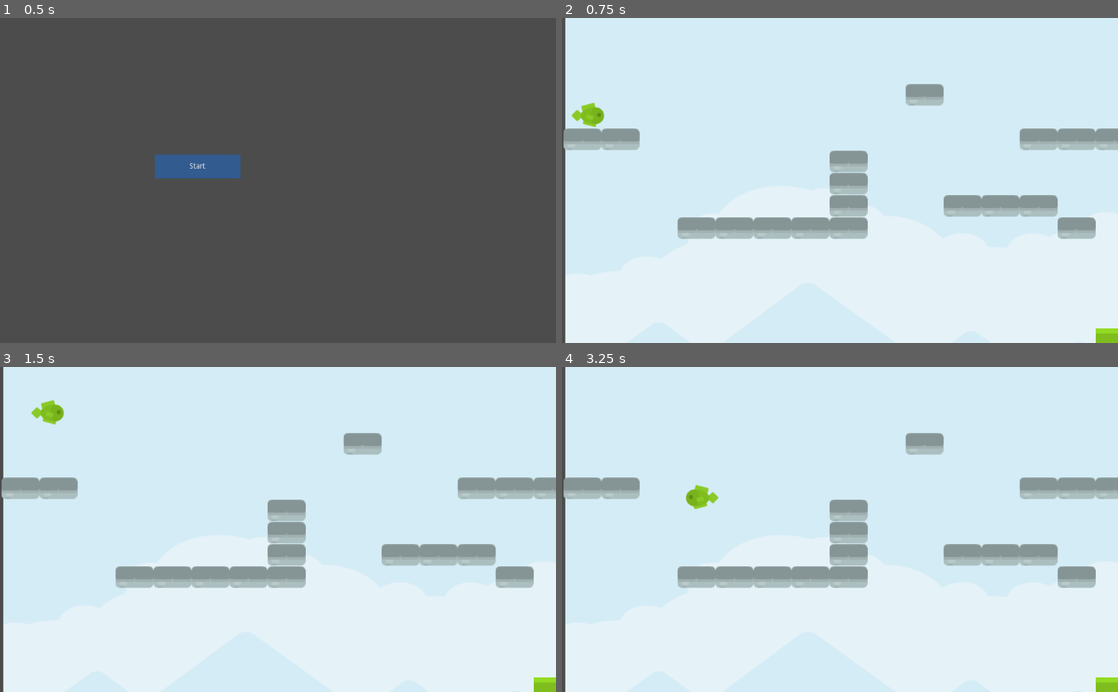
Above: before the commit, frames 1-4 (two rows, left to right).
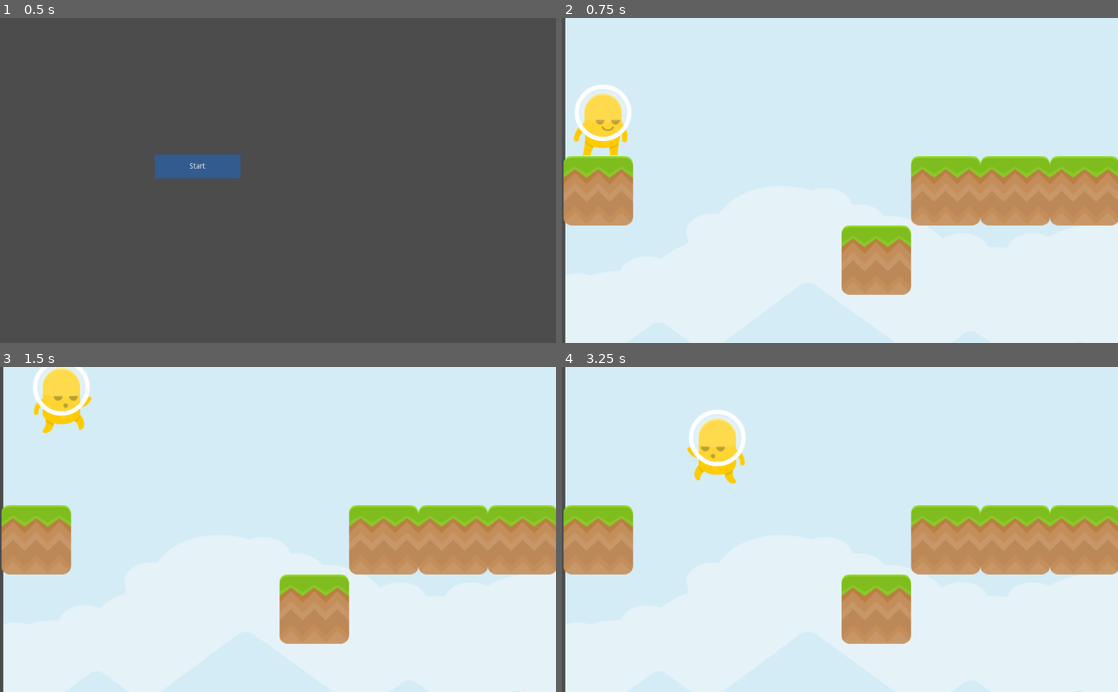
Above: after the commit, the same moments.

Repository: hellensoloviy/murio
Game: Godot game, scene res://Menu.tscn
Two runs of this game, one before a commit and one after it. Both use one fixed random seed, a clock stepped at 60 frames per second and the inputs below.
Inputs:
- Up to frame 1 (0.5 s): no input
- Up to frame 2 (0.75 s): click "Start" at 0.5 s
- Up to frame 3 (1.5 s): tap Enter at 1.25 s; hold D (move_right) from 1.28 s (still down); hold W (jump) from 1.28 s (still down)
- Up to frame 4 (3.25 s): release W (jump) at 2.03 s; tap W (jump) at 2.1, 2.27, 2.57 s; release D (move_right) at 2.78 s; hold A (move_left) from 2.78 s (still down); hold W (jump) from 2.78 s (still down)

Frame 1 is identical in both runs. In frame 2, 21% of the frame differs, in the area x 0-100%, y 20-100%; in frame 3, 21%; in frame 4, 21%, in the area x 0-100%, y 13-100%.

Commit message:
add new player kinematic body and logic;
add new assets; 
added player animations and logic for jump, walk, stand; 
removed old assets; 
created small basic level just for test;
having menu with one start button for test also;

Diff:
--- a/MainScene.tscn
+++ b/MainScene.tscn
@@ -1,77 +1,59 @@
-[gd_scene load_steps=11 format=2]
+[gd_scene load_steps=8 format=2]
 
-[ext_resource path="res://Player.tscn" type="PackedScene" id=1]
+[ext_resource path="res://player_yellow.tscn" type="PackedScene" id=1]
 [ext_resource path="res://sprites/uncolored_piramids.png" type="Texture" id=2]
-[ext_resource path="res://sprites/castleHalf.png" type="Texture" id=3]
-[ext_resource path="res://sprites/grassHalf_mid.png" type="Texture" id=4]
-[ext_resource path="res://sprites/grassHalf_left.png" type="Texture" id=5]
-[ext_resource path="res://enemy_snake.tscn" type="PackedScene" id=6]
+[ext_resource path="res://sprites/ground/grass.png" type="Texture" id=6]
+[ext_resource path="res://sprites/ground/grassCenter.png" type="Texture" id=7]
 
-[sub_resource type="ConvexPolygonShape2D" id=1]
-points = PoolVector2Array( 70, 39.537, 1.16327, 39.537, 0, 0, 70, 0 )
+[sub_resource type="ConvexPolygonShape2D" id=5]
+points = PoolVector2Array( 0, 0, 128, 0, 128, 128, 0, 128 )
 
-[sub_resource type="ConvexPolygonShape2D" id=2]
-points = PoolVector2Array( 140, 80, 7, 80, 7, 4, 140, 4 )
+[sub_resource type="ConvexPolygonShape2D" id=6]
+points = PoolVector2Array( 0, 0, 128, 0, 128, 128, 0, 128 )
 
-[sub_resource type="TileSet" id=3]
-0/name = "castleHalf.png 0"
-0/texture = ExtResource( 3 )
+[sub_resource type="TileSet" id=4]
+0/name = "grass.png 0"
+0/texture = ExtResource( 6 )
 0/tex_offset = Vector2( 0, 0 )
 0/modulate = Color( 1, 1, 1, 1 )
-0/region = Rect2( 0, 0, 70, 43 )
+0/region = Rect2( 0, 0, 128, 128 )
 0/tile_mode = 0
 0/occluder_offset = Vector2( 0, 0 )
 0/navigation_offset = Vector2( 0, 0 )
 0/shape_offset = Vector2( 0, 0 )
 0/shape_transform = Transform2D( 1, 0, 0, 1, 0, 0 )
-0/shape = SubResource( 1 )
+0/shape = SubResource( 5 )
 0/shape_one_way = false
 0/shape_one_way_margin = 1.0
 0/shapes = [ {
 "autotile_coord": Vector2( 0, 0 ),
 "one_way": false,
 "one_way_margin": 1.0,
-"shape": SubResource( 1 ),
+"shape": SubResource( 5 ),
 "shape_transform": Transform2D( 1, 0, 0, 1, 0, 0 )
 } ]
 0/z_index = 0
-1/name = "grassHalf_left.png 1"
-1/texture = ExtResource( 5 )
+1/name = "grassCenter.png 1"
+1/texture = ExtResource( 7 )
 1/tex_offset = Vector2( 0, 0 )
 1/modulate = Color( 1, 1, 1, 1 )
-1/region = Rect2( -7, -6, 137, 81 )
+1/region = Rect2( 0, 0, 128, 128 )
 1/tile_mode = 0
 1/occluder_offset = Vector2( 0, 0 )
 1/navigation_offset = Vector2( 0, 0 )
 1/shape_offset = Vector2( 0, 0 )
 1/shape_transform = Transform2D( 1, 0, 0, 1, 0, 0 )
+1/shape = SubResource( 6 )
 1/shape_one_way = false
-1/shape_one_way_margin = 0.0
-1/shapes = [  ]
-1/z_index = 0
-2/name = "grassHalf_mid.png 2"
-2/texture = ExtResource( 4 )
-2/tex_offset = Vector2( 0, 0 )
-2/modulate = Color( 1, 1, 1, 1 )
-2/region = Rect2( -10, -6, 146, 88 )
-2/tile_mode = 0
-2/occluder_offset = Vector2( 0, 0 )
-2/navigation_offset = Vector2( 0, 0 )
-2/shape_offset = Vector2( 0, 0 )
-2/shape_transform = Transform2D( 1, 0, 0, 1, 0, 0 )
-2/shape = SubResource( 2 )
-2/shape_one_way = false
-2/shape_one_way_margin = 1.0
-2/shapes = [ {
+1/shape_one_way_margin = 1.0
+1/shapes = [ {
 "autotile_coord": Vector2( 0, 0 ),
 "one_way": false,
 "one_way_margin": 1.0,
-"shape": SubResource( 2 ),
+"shape": SubResource( 6 ),
 "shape_transform": Transform2D( 1, 0, 0, 1, 0, 0 )
 } ]
-2/z_index = 0
-
-[sub_resource type="TileSet" id=4]
+1/z_index = 0
 
 [node name="root" type="Node2D"]
 
@@ -83,27 +65,12 @@
 scale = Vector2( 1.50426, 1.12508 )
 texture = ExtResource( 2 )
 
-[node name="Player" parent="." instance=ExtResource( 1 )]
-position = Vector2( 47.8851, 170.224 )
-rotation = -3.14159
-scale = Vector2( 1, -1 )
+[node name="groundTileMap" type="TileMap" parent="."]
+position = Vector2( 2.54675, -1.27338 )
+tile_set = SubResource( 4 )
+cell_size = Vector2( 128, 128 )
+format = 1
+tile_data = PoolIntArray( 131072, 0, 0, 131077, 0, 0, 131078, 0, 0, 131079, 0, 0, 131080, 0, 0, 196612, 0, 0, 327691, 0, 0, 393216, 0, 0, 393217, 0, 0, 393218, 0, 0, 393219, 0, 0, 393220, 0, 0, 393226, 0, 0, 524295, 0, 0, 524296, 0, 0, 524297, 0, 0, 524298, 0, 0 )
 
-[node name="Camera2D" type="Camera2D" parent="Player"]
-visible = false
-current = true
-limit_left = 0
-limit_top = 0
-
-[node name="TileMap2" type="TileMap" parent="."]
-position = Vector2( 2.54675, -1.27338 )
-tile_set = SubResource( 3 )
-cell_size = Vector2( 70, 41 )
-format = 1
-tile_data = PoolIntArray( 196617, 0, 0, 196624, 0, 0, 196625, 0, 0, 196626, 0, 0, 327680, 0, 0, 327681, 0, 0, 327692, 0, 0, 327693, 0, 0, 327694, 0, 0, 327695, 0, 0, 393223, 0, 0, 393235, 0, 0, 393236, 0, 0, 393237, 0, 0, 458759, 0, 0, 524295, 0, 0, 524298, 0, 0, 524299, 0, 0, 524300, 0, 0, 589827, 0, 0, 589828, 0, 0, 589829, 0, 0, 589830, 0, 0, 589831, 0, 0, 589837, 0, 0, 786452, 2, 0, 917518, 2, 0, 917520, 2, 0, 917522, 2, 0, 983050, 0, 0, 983051, 0, 0, 1048577, 0, 0, 1048578, 0, 0, 1048579, 0, 0, 1114118, 0, 0, 1114119, 0, 0, 1114120, 0, 0, 1441795, 0, 0, 1441796, 0, 0 )
-
-[node name="TileMap" type="TileMap" parent="TileMap2"]
-tile_set = SubResource( 4 )
-format = 1
-
-[node name="enemy_snake" parent="." instance=ExtResource( 6 )]
-position = Vector2( 1122.87, 535.509 )
+[node name="player_yellow" parent="." instance=ExtResource( 1 )]
+position = Vector2( 74.549, 254.595 )
--- a/Player.gd
+++ b/Player.gd
@@ -5,7 +5,7 @@
 
 # physics
 var speed : int = 200
-var jumpForce : int = 600
+var jumpForce : int = 800
 var gravity : int = 800
 
 var vel : Vector2 = Vector2()
@@ -38,6 +38,20 @@
 	if Input.is_action_pressed("jump") and is_on_floor():
 		vel.y -= jumpForce
 
+	if vel.y > 0 and not is_on_floor():
+		$Sprite.play("jump")
+
+	if is_on_floor():
+		if abs(vel.x) > 0:
+			if Input.is_action_pressed("jump"):
+				$Sprite.play("jump")
+			else:
+				$Sprite.play("walk")
+		elif Input.is_action_pressed("jump"):
+			$Sprite.play("jump")
+		else:
+			$Sprite.play("stand")
+
 	# sprite direction
 	if vel.x < 0:
 		sprite.flip_h = true
--- /dev/null
+++ b/player_yellow.tscn
@@ -0,0 +1,60 @@
+[gd_scene load_steps=12 format=2]
+
+[ext_resource path="res://player_assets/alienYellow_stand.png" type="Texture" id=1]
+[ext_resource path="res://Player.gd" type="Script" id=2]
+[ext_resource path="res://player_assets/alienYellow_duck.png" type="Texture" id=3]
+[ext_resource path="res://player_assets/alienYellow_swim1.png" type="Texture" id=4]
+[ext_resource path="res://player_assets/alienYellow_jump.png" type="Texture" id=5]
+[ext_resource path="res://player_assets/alienYellow_swim2.png" type="Texture" id=6]
+[ext_resource path="res://player_assets/alienYellow_walk2.png" type="Texture" id=7]
+[ext_resource path="res://player_assets/alienYellow_hit.png" type="Texture" id=8]
+[ext_resource path="res://player_assets/alienYellow_walk1.png" type="Texture" id=9]
+
+[sub_resource type="SpriteFrames" id=1]
+animations = [ {
+"frames": [ ExtResource( 1 ) ],
+"loop": true,
+"name": "stand",
+"speed": 5.0
+}, {
+"frames": [ ExtResource( 5 ) ],
+"loop": true,
+"name": "jump",
+"speed": 5.0
+}, {
+"frames": [ ExtResource( 8 ) ],
+"loop": true,
+"name": "hit",
+"speed": 5.0
+}, {
+"frames": [ ExtResource( 9 ), ExtResource( 7 ) ],
+"loop": true,
+"name": "walk",
+"speed": 5.0
+}, {
+"frames": [ ExtResource( 3 ) ],
+"loop": true,
+"name": "duck",
+"speed": 5.0
+}, {
+"frames": [ ExtResource( 4 ), ExtResource( 6 ) ],
+"loop": true,
+"name": "swim",
+"speed": 5.0
+} ]
+
+[sub_resource type="CapsuleShape2D" id=2]
+radius = 53.0012
+
+[node name="player_yellow" type="KinematicBody2D"]
+script = ExtResource( 2 )
+
+[node name="Sprite" type="AnimatedSprite" parent="."]
+position = Vector2( 0, -128.643 )
+frames = SubResource( 1 )
+animation = "stand"
+playing = true
+
+[node name="CollisionShape2D" type="CollisionShape2D" parent="."]
+position = Vector2( 0, -62.9426 )
+shape = SubResource( 2 )
Binary file added: player_assets/alienYellow_climb1.png
Not shown, changed: player_assets/alienYellow_climb1.png.import
Binary file added: player_assets/alienYellow_climb2.png
Not shown, added: player_assets/alienYellow_climb2.png.import
Binary file added: player_assets/alienYellow_duck.png
Not shown, added: player_assets/alienYellow_duck.png.import
Binary file added: player_assets/alienYellow_front.png
Not shown, added: player_assets/alienYellow_front.png.import
Binary file added: player_assets/alienYellow_hit.png
Not shown, added: player_assets/alienYellow_hit.png.import
Binary file added: player_assets/alienYellow_jump.png
Not shown, changed: player_assets/alienYellow_jump.png.import
(and 20 more such lines)
